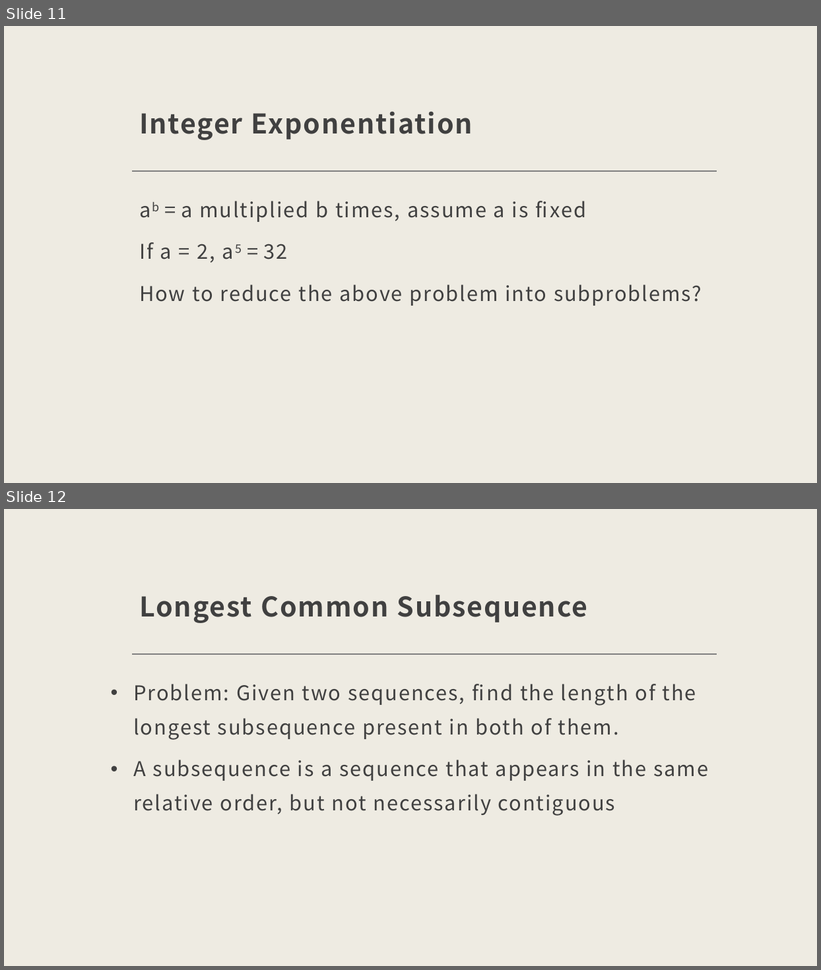
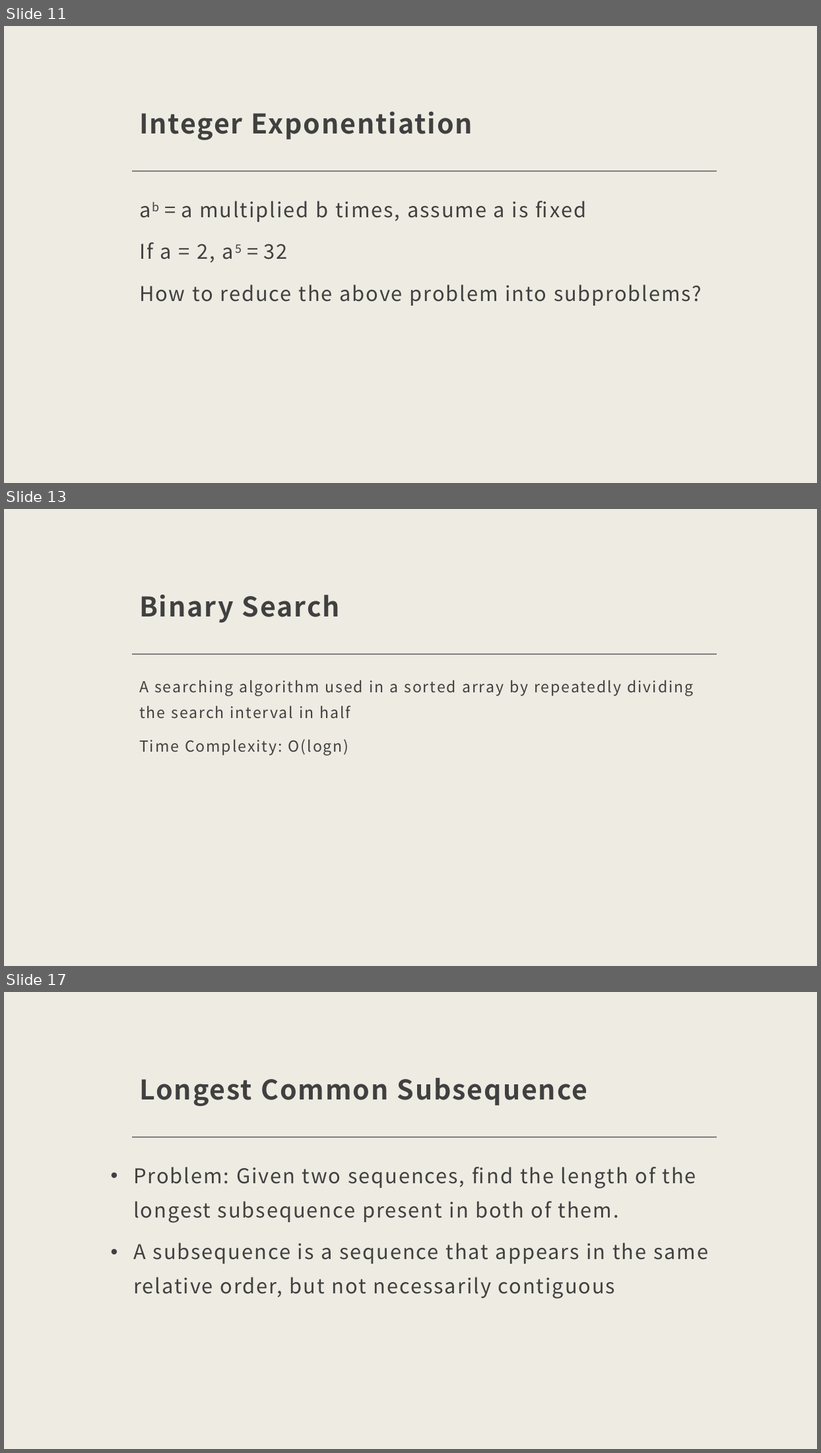
Before and after one commit to KarinaSang/Teaching, a slide deck: CCC_Senior/Week6/Week6.pptx. Shown one above the other, each under a label of ours: slides 11 and 12 before the commit, slides 11, 13 and 17 after it; the slides between them are not shown. The pictures are 821x970 and 821x1453 pixels, drawn with LibreOffice and Linux fonts; fonts in the diff are those of the drawing. Boxes give left, top, right and bottom in pixels: in the first picture for what was removed or moved away, otherwise in the second. Text is boxed around its words. In the diff, an @@ line names an element or a change of style, - is before the commit and + after.

```diff
--- a/CCC_Senior/Week6/Week6.pptx
+++ b/CCC_Senior/Week6/Week6.pptx
@@ slide 13 added at box(4, 509, 817, 966), background #EEEBE2; not listed: 1 template element that a slide beside it also shows @@
@@ title added at box(139, 594, 340, 623), 32 pt, text #404040, bold @@
+Binary Search
@@ text added at box(139, 680, 693, 756), 18 pt, text #404040 @@
+A searching algorithm used in a sorted array by repeatedly dividing the search interval in half
+Time Complexity: O(logn)
@@ what was slide 12 is now slide 17 @@
```
Also in this commit, not shown: 4 other slides added, 22 other files.
